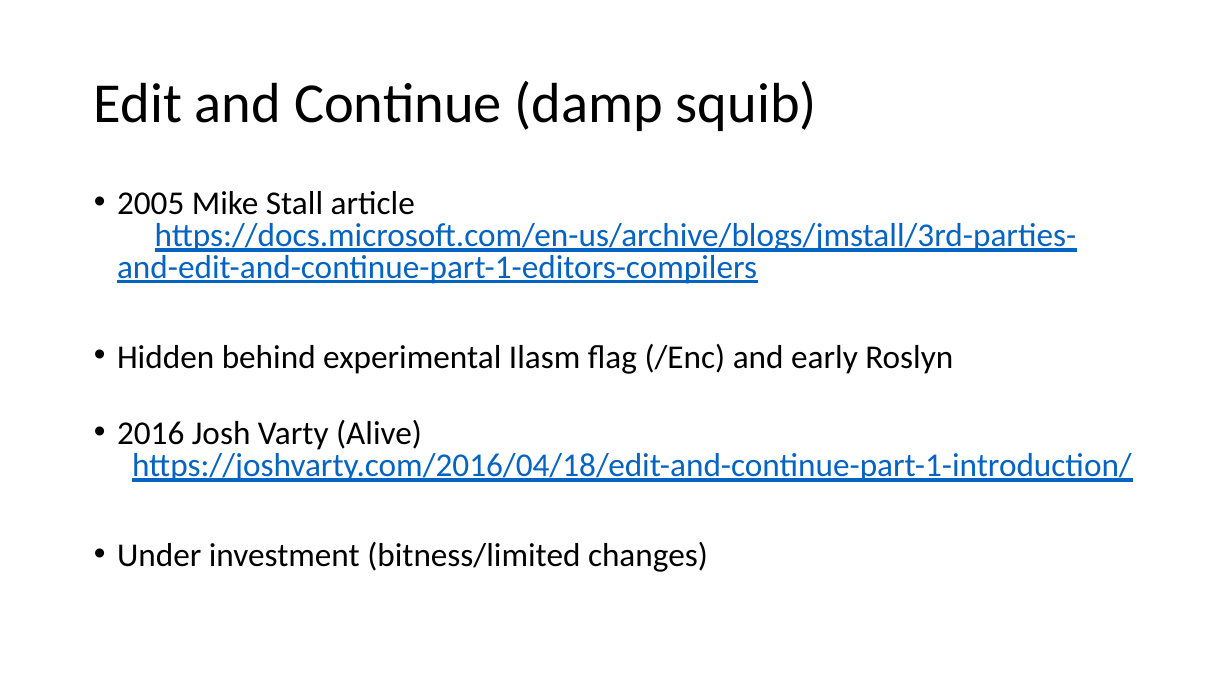
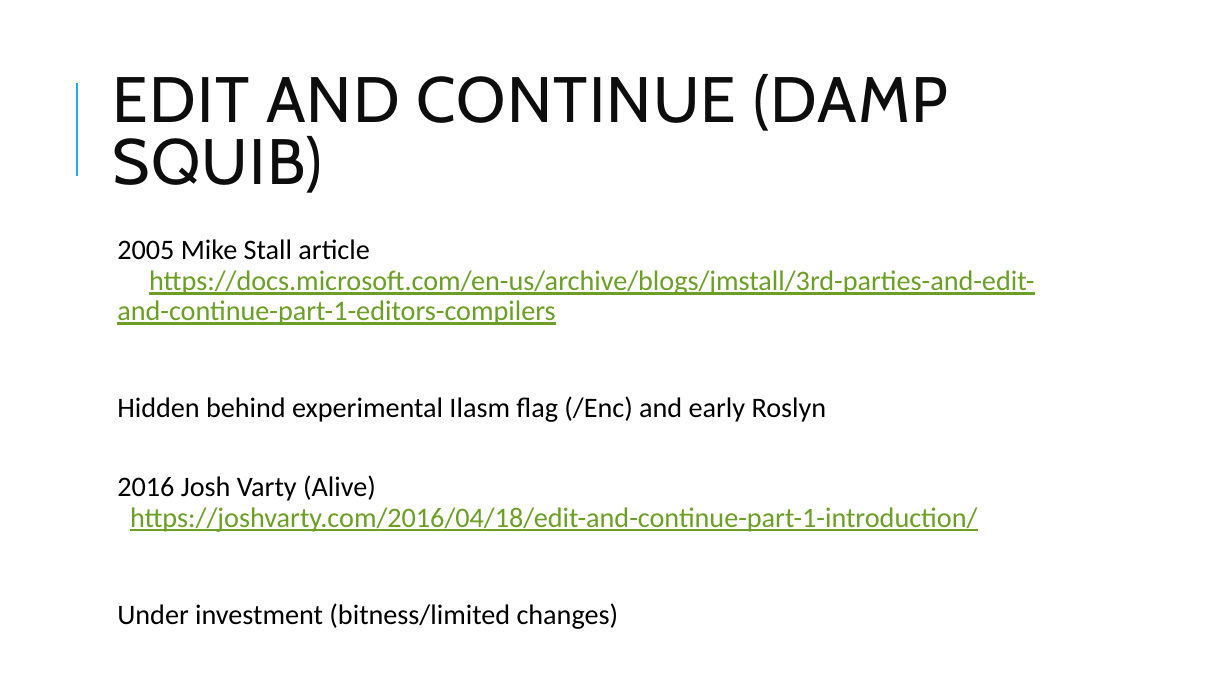
Before and after one commit to clivetong/Talks, a slide deck: slide 3 of EnCForTheWin/HotReloadAndEditAndContinue.pptx. Drawn at 1232x693 pixels with LibreOffice and Linux fonts; fonts in the diff are those of the drawing. Boxes give left, top, right and bottom in pixels: in the first picture for what was removed or moved away, otherwise in the second. Text is boxed around its words. In the diff, an @@ line names an element or a change of style, - is before the commit and + after.

Commit message:
Add design

```diff
--- a/EnCForTheWin/HotReloadAndEditAndContinue.pptx
+++ b/EnCForTheWin/HotReloadAndEditAndContinue.pptx
@@ line added from (77, 176) to (77, 83), #1CADE4 1.5 pt @@
@@ title at box(113, 74, 948, 193): text changed; size 44 to 50 pt; font Calibri to Cabin; text colour #000000 to #0D0D0D @@
-Edit and Continue (damp squib)
+EDIT AND CONTINUE (DAMP SQUIB)
@@ text "2005 Mike Stall article https://docs.microsoft.com/en-us/arc ...": place and size @@
-text "2005 Mike Stall article https://docs.microsoft.com/en-us/arc ..." at box(117, 191, 1132, 572)
+text "2005 Mike Stall article https://docs.microsoft.com/en-us/arc ..." at box(117, 239, 1034, 629)
@@ text "2005 Mike Stall article https://docs.microsoft.com/en-us/arc ..." at box(117, 239, 1034, 629): size 25.9 to 22 pt; text colour #0563C1 to #6B9F25 in "https://docs.microsoft.com/en-us/archive/blogs/jmstall/3rd-p ...", "https://joshvarty.com/2016/04/18/edit-and-continue-part-1-in ..."; bullet • to  ; line spacing 0.8 to 0.9; more space between paragraphs @@
```
Also in this commit, not shown: 13 other slides changed.
